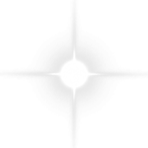
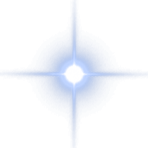
Layer changes from the first w=148, h=148 image to the second:
showed "Layer 2", painted on it over 0, 0, 148, 148
